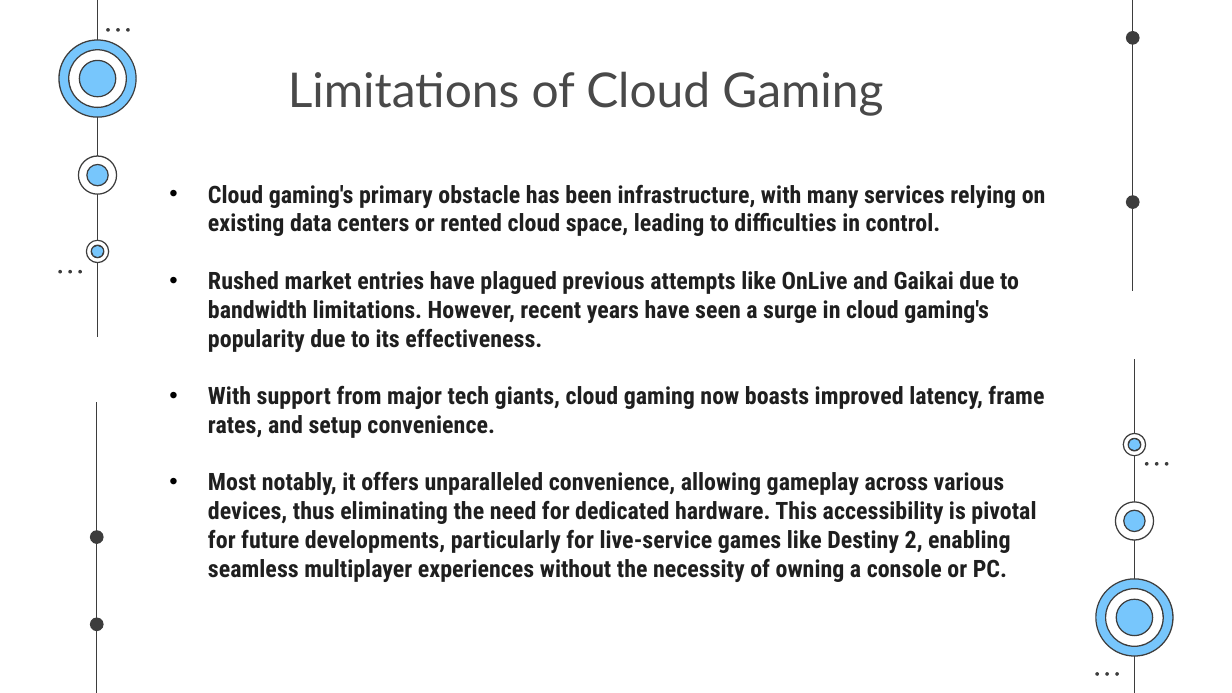
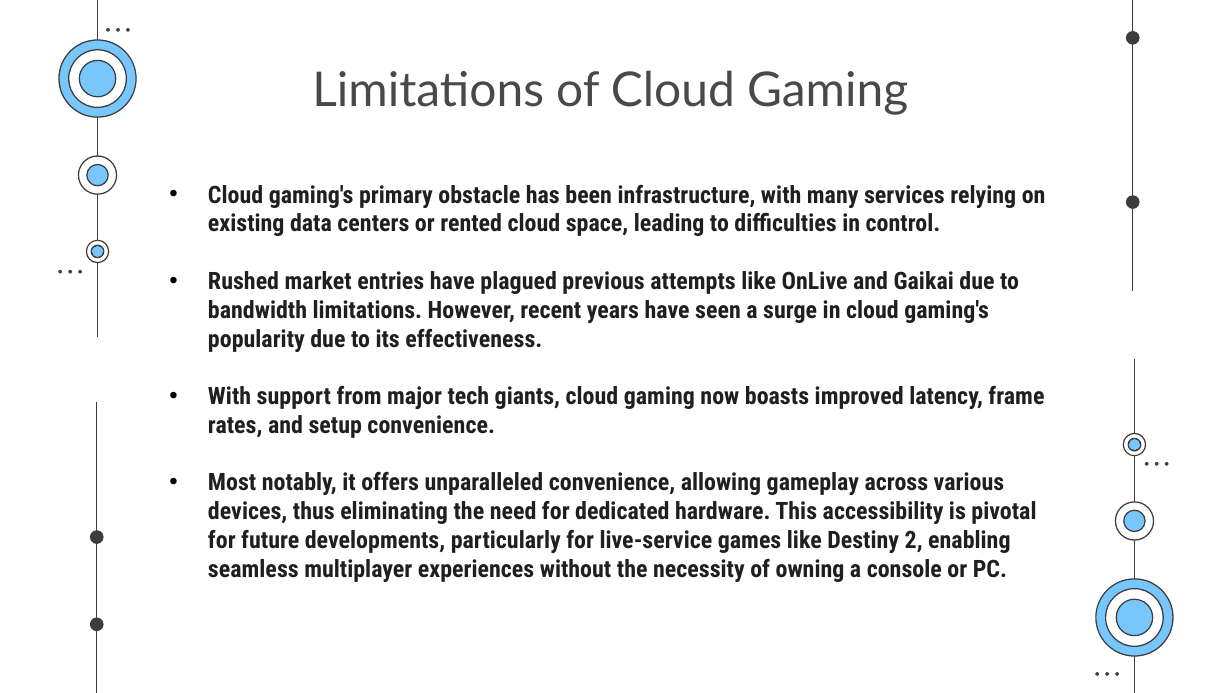
Before and after one commit to SaurabhYadav388/misc_works, a slide deck: slide 13 of Cloud_PPT/Shosau.pptx. Drawn at 1232x693 pixels with LibreOffice and Linux fonts; fonts in the diff are those of the drawing. Boxes give left, top, right and bottom in pixels: in the first picture for what was removed or moved away, otherwise in the second. Text is boxed around its words. In the diff, an @@ line names an element or a change of style, - is before the commit and + after.

```diff
--- a/Cloud_PPT/Shosau.pptx
+++ b/Cloud_PPT/Shosau.pptx
@@ title "Limitations of Cloud Gaming" moved from (x1=288, y1=71, x2=883, y2=116) to (x1=312, y1=70, x2=908, y2=115) @@
```
Also in this commit, not shown: 6 other slides changed, 1 slide added, 11 slides removed, 1 other file.
